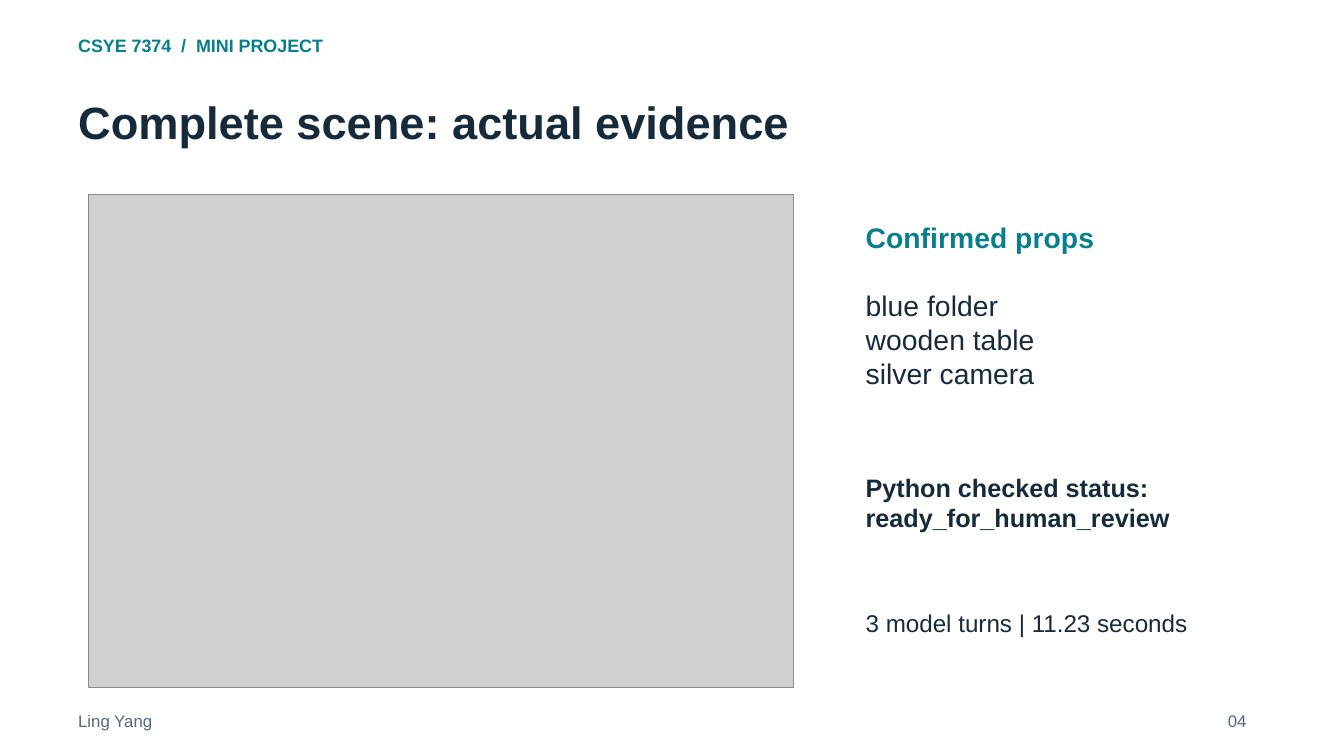
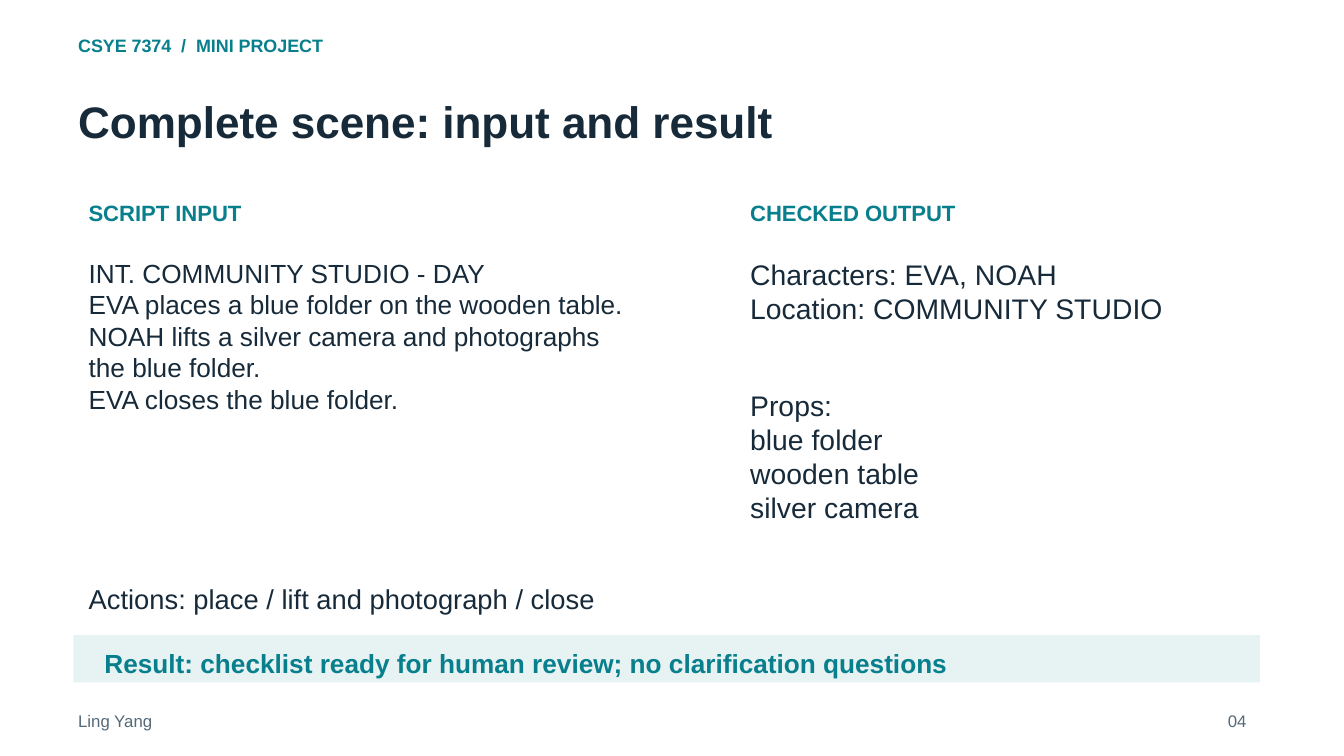
Before and after one commit to ling0021/script-production-checklist-agent, a slide deck: slide 4 of deliverables/Project_Presentation.pptx. Drawn at 1344x756 pixels with LibreOffice and Linux fonts; fonts in the diff are those of the drawing; grey boxes stand for pictures. Boxes give left, top, right and bottom in pixels: in the first picture for what was removed or moved away, otherwise in the second. Text is boxed around its words. In the diff, an @@ line names an element or a change of style, - is before the commit and + after.

```diff
--- a/deliverables/Project_Presentation.pptx
+++ b/deliverables/Project_Presentation.pptx
@@ text at [78,106,772,146]: text changed; size 32.2 to 31.5 pt @@
-Complete scene: actual evidence
+Complete scene: input and result
@@ picture removed at [89,195,793,689] @@
@@ text added at [89,205,241,222], 15.8 pt, text #087F8C, bold @@
+SCRIPT INPUT
@@ text at [750,205,955,222]: text changed; size 20.2 to 15.8 pt @@
-Confirmed props
+CHECKED OUTPUT
@@ text added at [89,264,622,410], 18.8 pt, text #172A3A @@
+INT. COMMUNITY STUDIO - DAY
+EVA places a blue folder on the wooden table.
+NOAH lifts a silver camera and photographs the blue folder.
+EVA closes the blue folder.
@@ text added at [750,264,1162,320], 20.2 pt, text #172A3A @@
+Characters: EVA, NOAH
+Location: COMMUNITY STUDIO
@@ text "Props:": place and size @@
-text "Props:" at [866,295,1035,385]
+text "Props:" at [750,396,919,519]
@@ text at [750,396,832,422]: paragraph added @@
+Props:
@@ text removed at [866,478,1170,533] @@
-Python checked status:
-ready_for_human_review
@@ text added at [89,589,595,614], 19.5 pt, text #172A3A @@
+Actions: place / lift and photograph / close
@@ text removed at [866,614,1187,633] @@
-3 model turns | 11.23 seconds
@@ rectangle added at [74,635,1260,683], fill #E7F2F3 @@
@@ text added at [104,654,947,679], 18.8 pt, text #087F8C, bold @@
+Result: checklist ready for human review; no clarification questions
```
Also in this commit, not shown: 5 other slides changed, 2 slides added, 2 slides removed, 1 other file.
